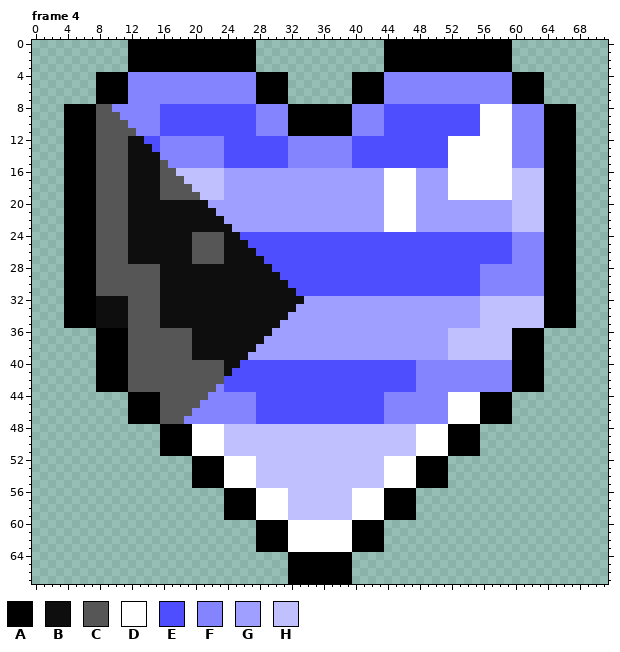
Pixel-art file -- Template (14 frames).aseprite. The picture above was drawn from the file before the commit.
72x68 pixels, 14 frames. Colours within 5 levels of each other are drawn and written as one. Shown: frame 4. The commit also changed other frames, which this record leaves out.
Visible layers, top first: "Base/Shine", "Base/Light" opacity 29%, "Base/Shadow" opacity 4% colour burn, "Base/Outline", "Layered /Triangle L", "Horizontal Stripes/6 Stripes", "Horizontal Stripes/7 Stripes", "Diagonal Stripes/3 Stripes Left", "Diagonal Stripes/3 Stripes Right".
Palette (. is transparent): A #000000  B #0e0e0e  C #565656  D #ffffff  E #4e4eff  F #8484ff  G #9f9fff  H #c0c0ff
Pixels before, frame 4 (only the part around the change), first column x 0:
 0 ............AAAAAAAAAAAAAAAA................AAAAAAAAAAAAAAAA..........
 1 ............AAAAAAAAAAAAAAAA................AAAAAAAAAAAAAAAA..........
 2 ............AAAAAAAAAAAAAAAA................AAAAAAAAAAAAAAAA..........
 3 ............AAAAAAAAAAAAAAAA................AAAAAAAAAAAAAAAA..........
 4 ........AAAAFFFFFFFFFFFFFFFFAAAA........AAAAFFFFFFFFFFFFFFFFAAAA......
 5 ........AAAAFFFFFFFFFFFFFFFFAAAA........AAAAFFFFFFFFFFFFFFFFAAAA......
 6 ........AAAAFFFFFFFFFFFFFFFFAAAA........AAAAFFFFFFFFFFFFFFFFAAAA......
 7 ........AAAAFFFFFFFFFFFFFFFFAAAA........AAAAFFFFFFFFFFFFFFFFAAAA......
 8 ....AAAACCFFFFFFEEEEEEEEEEEEFFFFAAAAAAAAFFFFEEEEEEEEEEEEDDDDFFFFAAAA..
 9 ....AAAACCCFFFFFEEEEEEEEEEEEFFFFAAAAAAAAFFFFEEEEEEEEEEEEDDDDFFFFAAAA..
10 ....AAAACCCCFFFFEEEEEEEEEEEEFFFFAAAAAAAAFFFFEEEEEEEEEEEEDDDDFFFFAAAA..
11 ....AAAACCCCCFFFEEEEEEEEEEEEFFFFAAAAAAAAFFFFEEEEEEEEEEEEDDDDFFFFAAAA..
12 ....AAAACCCCBBEEFFFFFFFFEEEEEEEEFFFFFFFFEEEEEEEEEEEEDDDDDDDDFFFFAAAA..
13 ....AAAACCCCBBBEFFFFFFFFEEEEEEEEFFFFFFFFEEEEEEEEEEEEDDDDDDDDFFFFAAAA..
14 ....AAAACCCCBBBBFFFFFFFFEEEEEEEEFFFFFFFFEEEEEEEEEEEEDDDDDDDDFFFFAAAA..
15 ....AAAACCCCBBBBCFFFFFFFEEEEEEEEFFFFFFFFEEEEEEEEEEEEDDDDDDDDFFFFAAAA..
16 ....AAAACCCCBBBBCCHHHHHHGGGGGGGGGGGGGGGGGGGGDDDDGGGGDDDDDDDDHHHHAAAA..
17 ....AAAACCCCBBBBCCCHHHHHGGGGGGGGGGGGGGGGGGGGDDDDGGGGDDDDDDDDHHHHAAAA..
18 ....AAAACCCCBBBBCCCCHHHHGGGGGGGGGGGGGGGGGGGGDDDDGGGGDDDDDDDDHHHHAAAA..
19 ....AAAACCCCBBBBCCCCCHHHGGGGGGGGGGGGGGGGGGGGDDDDGGGGDDDDDDDDHHHHAAAA..
20 ....AAAACCCCBBBBBBBBBBGGGGGGGGGGGGGGGGGGGGGGDDDDGGGGGGGGGGGGHHHHAAAA..
21 ....AAAACCCCBBBBBBBBBBBGGGGGGGGGGGGGGGGGGGGGDDDDGGGGGGGGGGGGHHHHAAAA..
22 ....AAAACCCCBBBBBBBBBBBBGGGGGGGGGGGGGGGGGGGGDDDDGGGGGGGGGGGGHHHHAAAA..
23 ....AAAACCCCBBBBBBBBBBBBBGGGGGGGGGGGGGGGGGGGDDDDGGGGGGGGGGGGHHHHAAAA..
24 ....AAAACCCCBBBBBBBBCCCCBBEEEEEEEEEEEEEEEEEEEEEEEEEEEEEEEEEEFFFFAAAA..
25 ....AAAACCCCBBBBBBBBCCCCBBBEEEEEEEEEEEEEEEEEEEEEEEEEEEEEEEEEFFFFAAAA..
26 ....AAAACCCCBBBBBBBBCCCCBBBBEEEEEEEEEEEEEEEEEEEEEEEEEEEEEEEEFFFFAAAA..
27 ....AAAACCCCBBBBBBBBCCCCBBBBBEEEEEEEEEEEEEEEEEEEEEEEEEEEEEEEFFFFAAAA..
28 ....AAAACCCCCCCCBBBBBBBBBBBBBBEEEEEEEEEEEEEEEEEEEEEEEEEEFFFFFFFFAAAA..
29 ....AAAACCCCCCCCBBBBBBBBBBBBBBBEEEEEEEEEEEEEEEEEEEEEEEEEFFFFFFFFAAAA..
30 ....AAAACCCCCCCCBBBBBBBBBBBBBBBBEEEEEEEEEEEEEEEEEEEEEEEEFFFFFFFFAAAA..
31 ....AAAACCCCCCCCBBBBBBBBBBBBBBBBBEEEEEEEEEEEEEEEEEEEEEEEFFFFFFFFAAAA..
32 ....AAAABBBBCCCCBBBBBBBBBBBBBBBBBBGGGGGGGGGGGGGGGGGGGGGGHHHHHHHHAAAA..
33 ....AAAABBBBCCCCBBBBBBBBBBBBBBBBBGGGGGGGGGGGGGGGGGGGGGGGHHHHHHHHAAAA..
34 ....AAAABBBBCCCCBBBBBBBBBBBBBBBBGGGGGGGGGGGGGGGGGGGGGGGGHHHHHHHHAAAA..
35 ....AAAABBBBCCCCBBBBBBBBBBBBBBBGGGGGGGGGGGGGGGGGGGGGGGGGHHHHHHHHAAAA..
36 ........AAAACCCCCCCCBBBBBBBBBBGGGGGGGGGGGGGGGGGGGGGGHHHHHHHHAAAA......
37 ........AAAACCCCCCCCBBBBBBBBBGGGGGGGGGGGGGGGGGGGGGGGHHHHHHHHAAAA......
38 ........AAAACCCCCCCCBBBBBBBBGGGGGGGGGGGGGGGGGGGGGGGGHHHHHHHHAAAA......
39 ........AAAACCCCCCCCBBBBBBBGGGGGGGGGGGGGGGGGGGGGGGGGHHHHHHHHAAAA......
40 ........AAAACCCCCCCCCCCCBBEEEEEEEEEEEEEEEEEEEEEEFFFFFFFFFFFFAAAA......
41 ........AAAACCCCCCCCCCCCBEEEEEEEEEEEEEEEEEEEEEEEFFFFFFFFFFFFAAAA......
42 ........AAAACCCCCCCCCCCCEEEEEEEEEEEEEEEEEEEEEEEEFFFFFFFFFFFFAAAA......
43 ........AAAACCCCCCCCCCCFEEEEEEEEEEEEEEEEEEEEEEEEFFFFFFFFFFFFAAAA......
44 ............AAAACCCCCCFFFFFFEEEEEEEEEEEEEEEEFFFFFFFFDDDDAAAA..........
45 ............AAAACCCCCFFFFFFFEEEEEEEEEEEEEEEEFFFFFFFFDDDDAAAA..........
46 ............AAAACCCCFFFFFFFFEEEEEEEEEEEEEEEEFFFFFFFFDDDDAAAA..........
47 ............AAAACCCFFFFFFFFFEEEEEEEEEEEEEEEEFFFFFFFFDDDDAAAA..........
48 ................AAAADDDDHHHHHHHHHHHHHHHHHHHHHHHHDDDDAAAA..............
49 ................AAAADDDDHHHHHHHHHHHHHHHHHHHHHHHHDDDDAAAA..............
50 ................AAAADDDDHHHHHHHHHHHHHHHHHHHHHHHHDDDDAAAA..............
51 ................AAAADDDDHHHHHHHHHHHHHHHHHHHHHHHHDDDDAAAA..............
52 ....................AAAADDDDHHHHHHHHHHHHHHHHDDDDAAAA..................
53 ....................AAAADDDDHHHHHHHHHHHHHHHHDDDDAAAA..................
54 ....................AAAADDDDHHHHHHHHHHHHHHHHDDDDAAAA..................
55 ....................AAAADDDDHHHHHHHHHHHHHHHHDDDDAAAA..................
New version:
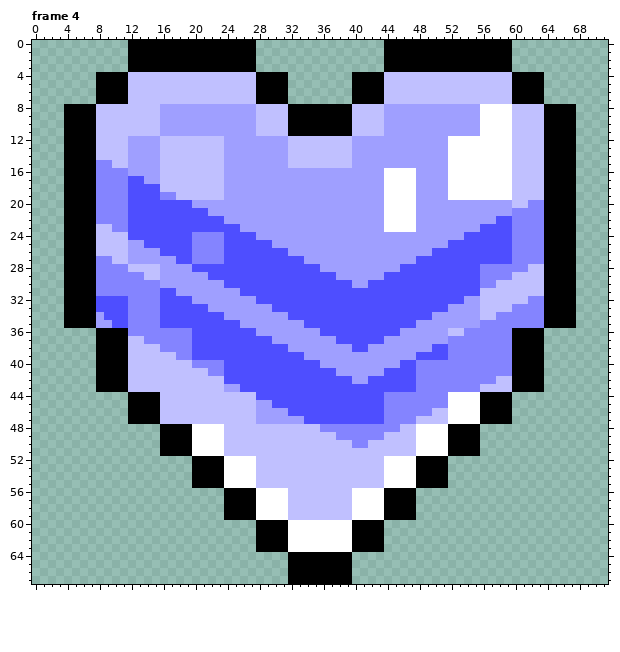
What changed:
layer "Unique Patterns/Triangle" now shown
layer "Unique Patterns/Chevrons" now shown
layer "Diagonal Stripes/3 Stripes Right" now hidden
layer "Diagonal Stripes/3 Stripes Left" now hidden
layer "Horizontal Stripes/7 Stripes" now hidden
layer "Horizontal Stripes/6 Stripes" now hidden
layer "Layered /Triangle L" now hidden
Changed rows in their new state; - is an unchanged pixel.
Frame 4:
first column x 8:
 4 ----HHHHHHHHHHHHHHHH----------------HHHHHHHHHHHHHHHH----
 5 ----HHHHHHHHHHHHHHHH----------------HHHHHHHHHHHHHHHH----
 6 ----HHHHHHHHHHHHHHHH----------------HHHHHHHHHHHHHHHH----
 7 ----HHHHHHHHHHHHHHHH----------------HHHHHHHHHHHHHHHH----
 8 HHHHHHHHGGGGGGGGGGGGHHHH--------HHHHGGGGGGGGGGGG----HHHH
 9 HHHHHHHHGGGGGGGGGGGGHHHH--------HHHHGGGGGGGGGGGG----HHHH
10 HHHHHHHHGGGGGGGGGGGGHHHH--------HHHHGGGGGGGGGGGG----HHHH
11 HHHHHHHHGGGGGGGGGGGGHHHH--------HHHHGGGGGGGGGGGG----HHHH
12 HHHHGGGGHHHHHHHHGGGGGGGGHHHHHHHHGGGGGGGGGGGG--------HHHH
13 HHHHGGGGHHHHHHHHGGGGGGGGHHHHHHHHGGGGGGGGGGGG--------HHHH
14 HHHHGGGGHHHHHHHHGGGGGGGGHHHHHHHHGGGGGGGGGGGG--------HHHH
15 FFHHGGGGHHHHHHHHGGGGGGGGHHHHHHHHGGGGGGGGGGGG--------HHHH
16 FFFFGGGGHH----------------------------------------------
17 FFFFEEGGHHH---------------------------------------------
18 FFFFEEEEHHHH--------------------------------------------
19 FFFFEEEEFFHHH-------------------------------------------
20 FFFFEEEEEEEEGG----------------------------------------FF
21 FFFFEEEEEEEEEEG-------------------------------------FFFF
22 FFFFEEEEEEEEEEEE----------------------------------EEFFFF
23 HHFFEEEEEEEEEEEEEE------------------------------EEEEFFFF
24 HHHHEEEEEEEEFFFFEE--GGGGGGGGGGGGGGGGGGGGGGGGGG----------
25 HHHHGGEEEEEEFFFFEEE---GGGGGGGGGGGGGGGGGGGGGG------------
26 HHHHGGGGEEEEFFFFEEEE----GGGGGGGGGGGGGGGGGG--------------
27 FFHHGGGGGGEEFFFFEEEEE-----GGGGGGGGGGGGGG----------------
28 FFFFHHHHGGGGEEEEEEEEEE------GGGGGGGGGG----------------HH
29 FFFFFFHHGGGGGGEEEEEEEEE-------GGGGGG----------------HHHH
30 FFFFFFFFGGGGGGGGEEEEEEEE--------GG----------------HHHHHH
31 FFFFFFFFEEGGGGGGGGEEEEEEE-----------------------HHHHHHHH
32 EEEEFFFFEEEEGGGGGGGGEEEEEEEEEEEEEEEEEEEEEEEEEE--------FF
33 EEEEFFFFEEEEEEGGGGGGGGEEEEEEEEEEEEEEEEEEEEEE--------FFFF
34 GEEEFFFFEEEEEEEEGGGGGGGGEEEEEEEEEEEEEEEEEE--------FFFFFF
35 GGEEFFFFEEEEEEEEEEGGGGG---EEEEEEEEEEEEEE--------FFFFFFFF
36 ----FFFFFFFFEEEEEEEEGG------EEEEEEEEEE--------FFFFFF----
37 ----HHFFFFFFEEEEEEEEEE--------EEEEEE--------FFFFFFFF----
38 ----HHHHFFFFEEEEEEEEEEEE--------EE--------EEFFFFFFFF----
39 ----HHHHHHFFEEEEEEEEEEEEEE--------------EEEEFFFFFFFF----
40 ----HHHHHHHHFFFFEE----------GGGGGGGGGG------------------
41 ----HHHHHHHHHHFFE-------------GGGGGG--------------------
42 ----HHHHHHHHHHHH----------------GG----------------HH----
43 ----HHHHHHHHHHHHGG------------------------------HHHH----
44 --------HHHHHHHHHHHH------------------------------------
45 --------HHHHHHHHHHHHGG----------------------------------
46 --------HHHHHHHHHHHHGGGG------------------HH------------
47 --------HHHHHHHHHHHHGGGGGG--------------HHHH------------
48 ----------------------------FFFFFFFFFF------------------
49 ------------------------------FFFFFF--------------------
50 --------------------------------FF----------------------
Boxes around the changes in both pictures, in picture pixels (x1, y1, x2, y2):
changed: (96, 72, 544, 448)
